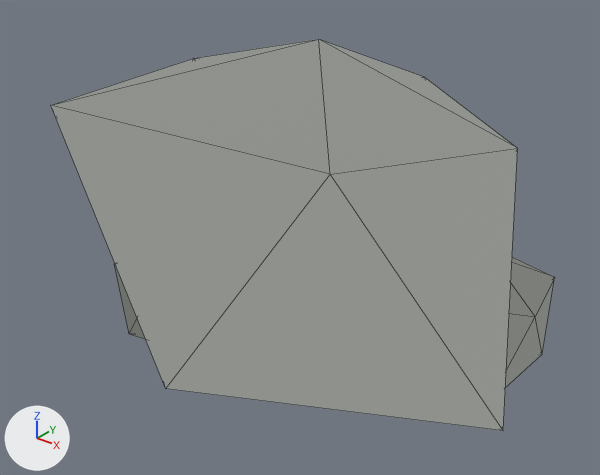
An edit to the glTF model gameAsset/models/decorates/rock/rock.glb, drawn before and after from the same camera.
Rendered twice from a 50 mm camera at (1.88, -2.47, 2.08) aimed at (0.02, -0.13, 0.64). The lights are fixed; the arrows at lower left show +X, +Y and +Z. The picture after the commit comes second. Mesh edges are drawn as thin lines. Vertices at exactly the same position are counted once.

The first picture shows 'Rock'.
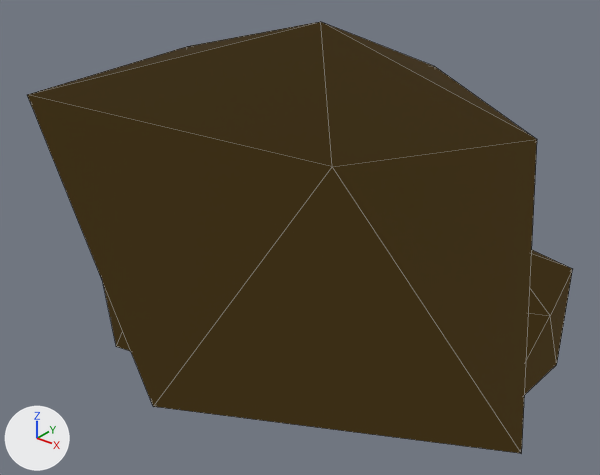
Changed parts and their boxes [x1, y1, x2, y2] in the pictures (600 x 475 px):
'Rock', reshaped (8% wider, 10% taller): before [51, 39, 555, 430]; after [27, 22, 573, 453]
part 1 of me_rock_mesh, added: after [27, 22, 537, 453]
part 2 of me_rock_mesh, added: after [524, 250, 573, 395]
part 3 of me_rock_mesh, added: after [103, 284, 130, 351]

The change, as a diff of the scene's bpy script:
```diff
--- a/gameAsset/models/decorates/rock/rock.glb.py
+++ b/gameAsset/models/decorates/rock/rock.glb.py
@@ mat_rock_outline @@
+mat_rock_outline = principled_material('rock_Outline')
+mat_rock_outline.base_color = (0.0, 0.0, 0.0)  # black #000000
+mat_rock_outline.metallic = 1.0
+mat_rock_outline.roughness = 1.0
+mat_rock_outline.emission_color = (0.0437, 0.0273, 0.00802)  # brown #3b2e16
+mat_rock_outline.emission_strength = 1.0
@@ me_rock_mesh @@
 # used by ob_rock; location = (0.0, 0.0, 0.0)
-me_rock_mesh.from_pydata(...)  # 36 vertices, 60 faces; spans x -0.88..0.99, y -0.83..0.72, z 0.03..1.4
+me_rock_mesh.from_pydata(...)  # 72 vertices, 120 faces; spans x -0.94..1.07, y -0.89..0.79, z -0.03..1.46
+# me_rock_mesh part 1: the loose piece of 12 vertices spanning x -0.88..0.99, y -0.83..0.72, z 0.07..1.4 is copied, and the copy is scaled about its middle by (1.08, 1.09, 1.1), then moved by (0.01, 0.0, 0.0), in mat_rock_outline (black #000000); it spans x -0.94..1.07, y -0.89..0.79, z 0.01..1.46
+# me_rock_mesh part 2: the loose piece of 12 vertices spanning x 0.26..0.88, y -0.02..0.62, z 0.05..0.56 is copied, and the copy is scaled about its middle by (1.21, 1.21, 1.26), in mat_rock_outline (black #000000); it spans x 0.18..0.95, y -0.09..0.69, z -0.02..0.63
+# me_rock_mesh part 3: the loose piece of 12 vertices spanning x -0.81..-0.3, y -0.54..-0.07, z 0.03..0.45 is copied, and the copy is scaled about its middle by (1.26, 1.29, 1.33), in mat_rock_outline (black #000000); it spans x -0.88..-0.23, y -0.61..-0.01, z -0.03..0.52
 me_rock_mesh.materials.append(mat_rock_toon)
+me_rock_mesh.materials.append(mat_rock_outline)  # black #000000
```
